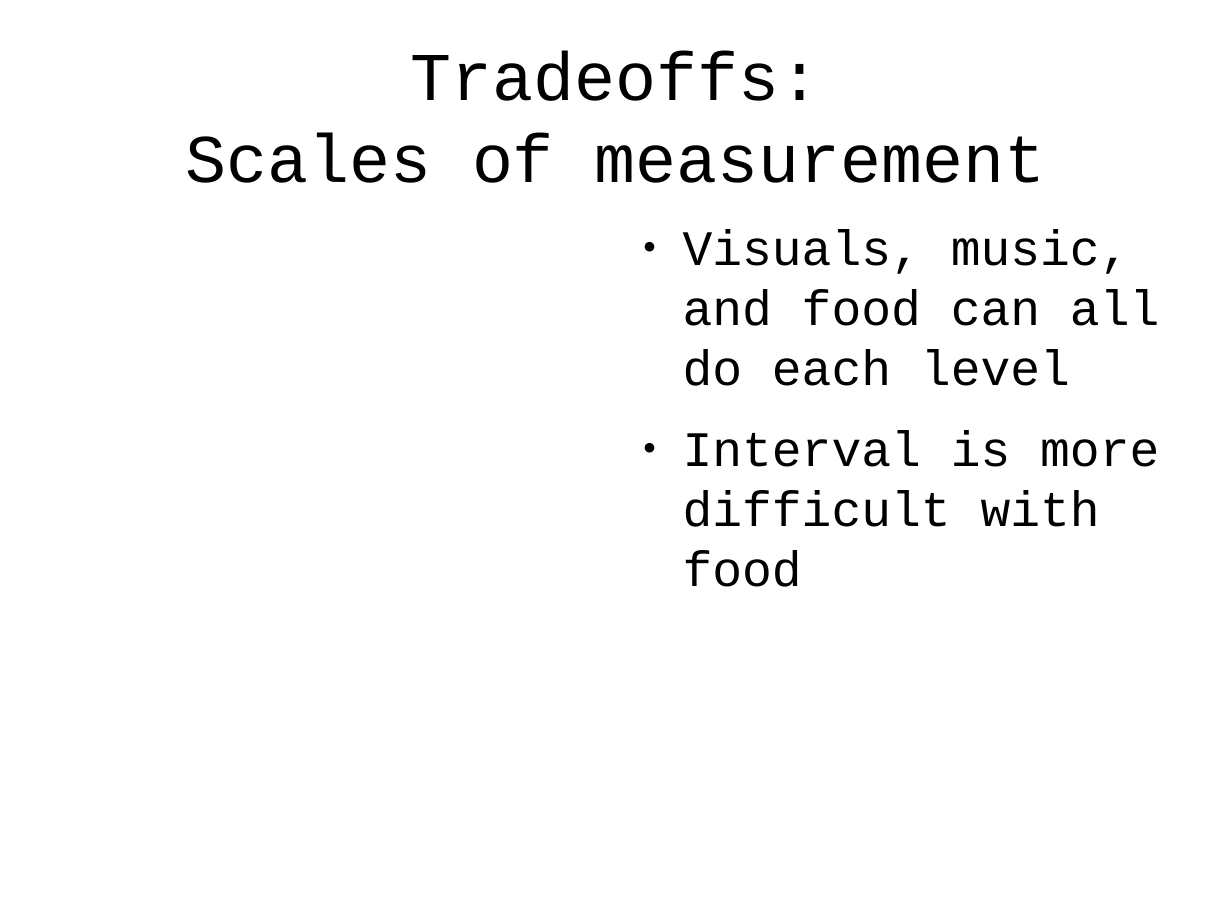
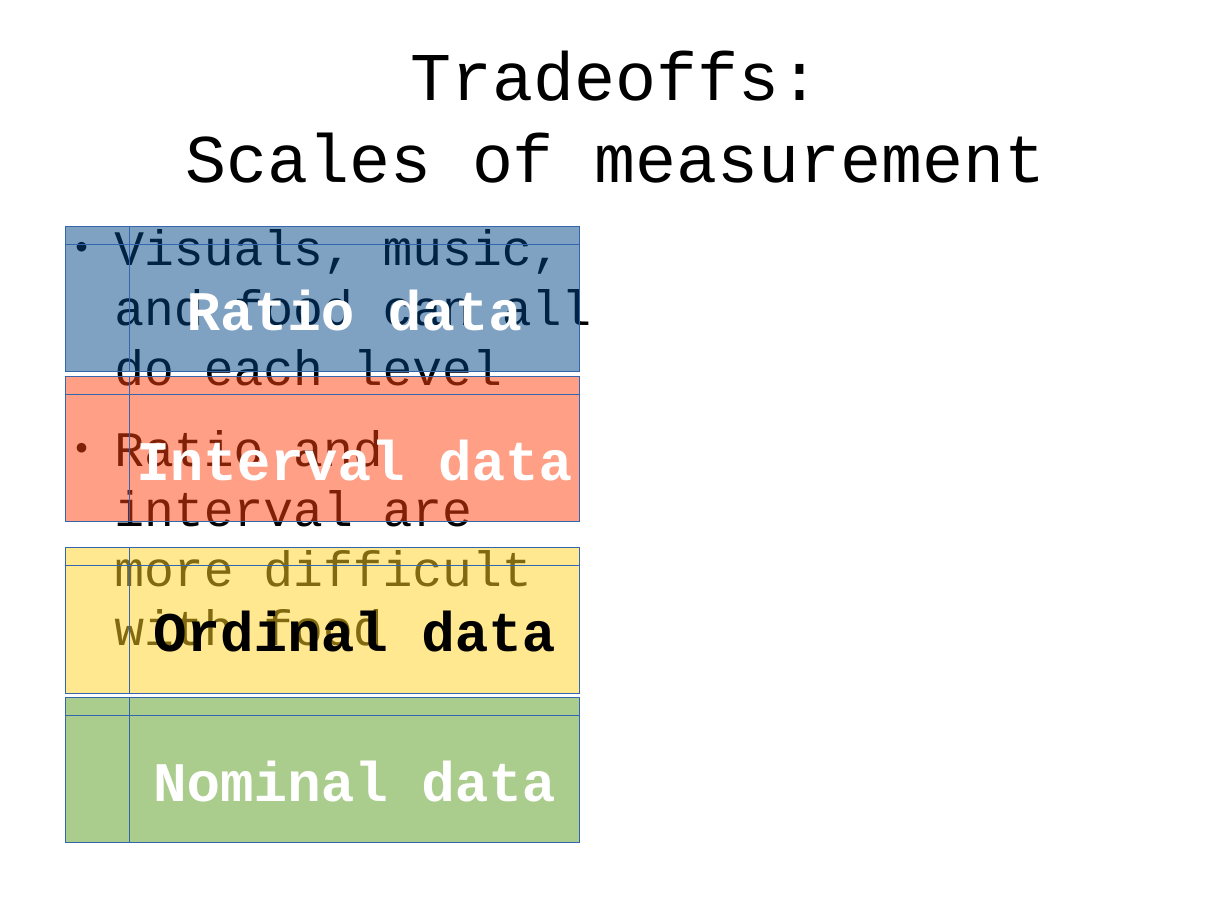
Before and after one commit to tlevine/gastronomification-big-data-talk, a slide deck: slide 27 of big-senses.odp (slide 28 before the commit). Drawn at 1232x924 pixels with LibreOffice and Linux fonts; fonts in the diff are those of the drawing; background and template pictures are left out. Boxes give left, top, right and bottom in pixels: in the first picture for what was removed or moved away, otherwise in the second. Text is boxed around its words. In the diff, an @@ line names an element or a change of style, - is before the commit and + after.

Commit message:
scales of measurement

```diff
--- a/big-senses.odp
+++ b/big-senses.odp
@@ text "Visuals, music, and food can ..." moved from (x1=683, y1=230, x2=1159, y2=587) to (x1=114, y1=230, x2=591, y2=659) @@
@@ flow chart internal storage added at (x1=65, y1=227, x2=579, y2=372), fill #004586 at 50% opacity, outline #3465AF 0 pt, 36 pt, text #FFFFFF, bold @@
+Ratio data
@@ flow chart internal storage added at (x1=65, y1=377, x2=579, y2=522), fill #FF420E at 50% opacity, outline #3465AF 0 pt, 36 pt, text #FFFFFF, bold @@
+Interval data
@@ text at (x1=114, y1=430, x2=531, y2=659): text changed @@
-● Interval is more difficult with food
+● Ratio and interval are more difficult with food
@@ flow chart internal storage added at (x1=65, y1=548, x2=579, y2=693), fill #FFD320 at 50% opacity, outline #3465AF 0 pt, 36 pt, text #000000, bold @@
+Ordinal data
@@ flow chart internal storage added at (x1=65, y1=698, x2=579, y2=843), fill #579D1C at 50% opacity, outline #3465AF 0 pt, 36 pt, text #FFFFFF, bold @@
+Nominal data
```
